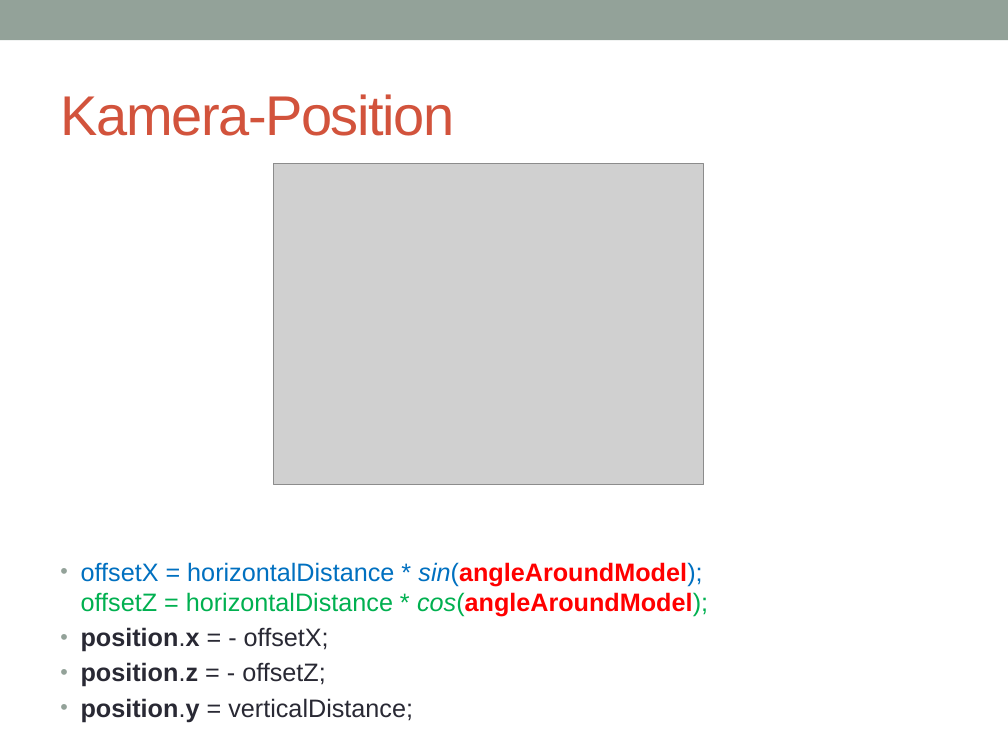
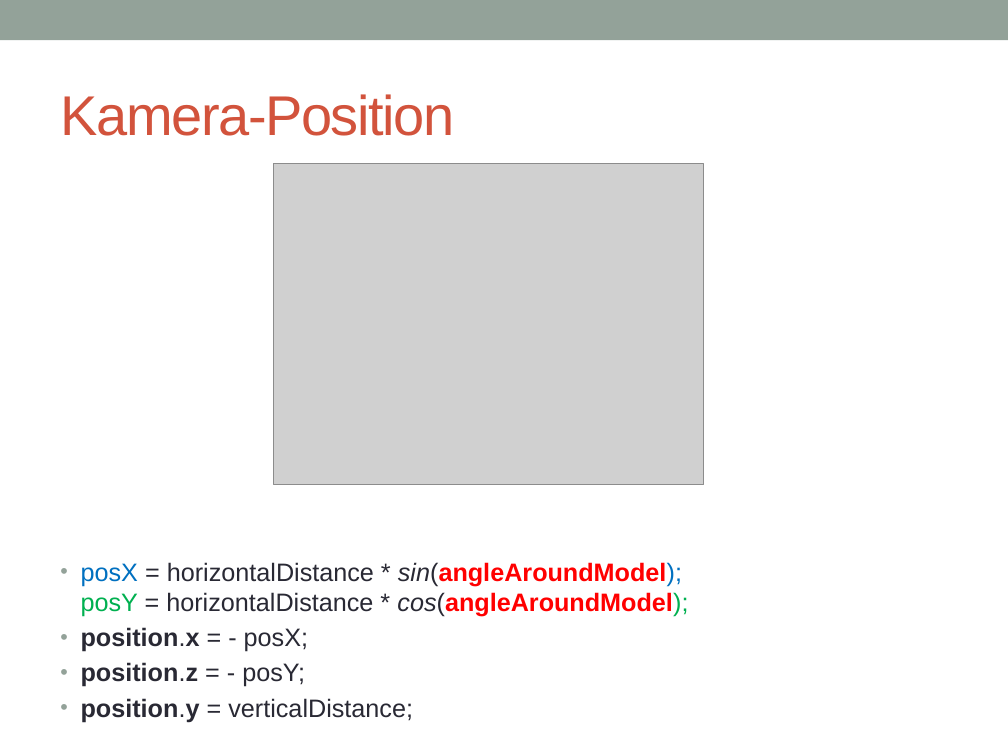
Before and after one commit to joe1990/OpenGl3DModelViewer, a slide deck: slide 6 of präsi-projekt-obj-geom.pptx. Drawn at 1008x756 pixels with LibreOffice and Linux fonts; fonts in the diff are those of the drawing; grey boxes stand for pictures. Boxes give left, top, right and bottom in pixels: in the first picture for what was removed or moved away, otherwise in the second. Text is boxed around its words. In the diff, an @@ line names an element or a change of style, - is before the commit and + after.

```diff
--- a/präsi-projekt-obj-geom.pptx
+++ b/präsi-projekt-obj-geom.pptx
@@ text at box(81, 562, 688, 687): text changed @@
-• offsetX = horizontalDistance * sin(angleAroundModel);
-  offsetZ = horizontalDistance * cos(angleAroundModel);
-• position.x = - offsetX;
-• position.z = - offsetZ;
+• posX = horizontalDistance * sin(angleAroundModel);
+  posY = horizontalDistance * cos(angleAroundModel);
+• position.x = - posX;
+• position.z = - posY;
```
Also in this commit, not shown: 1 other slide changed, 1 other file.
